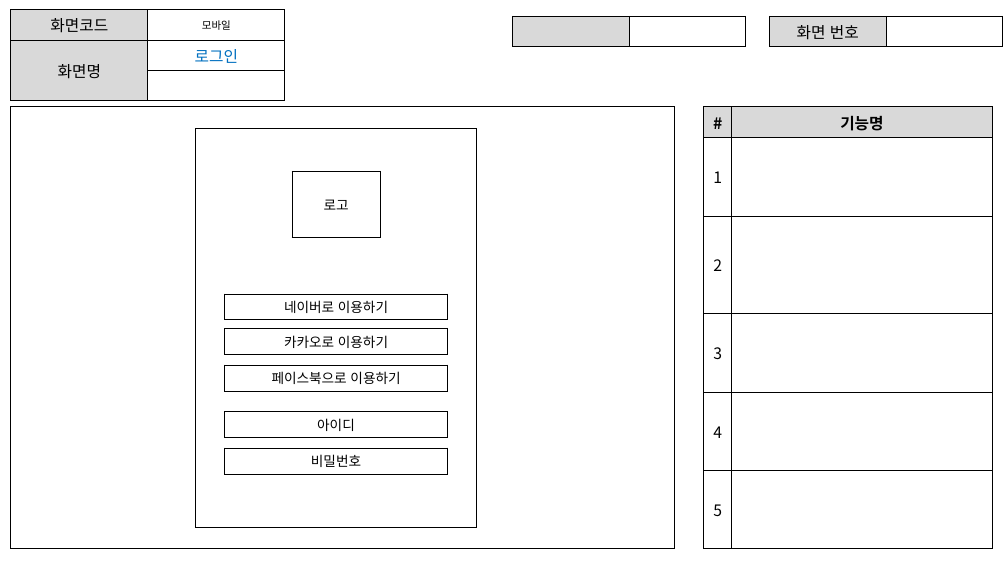
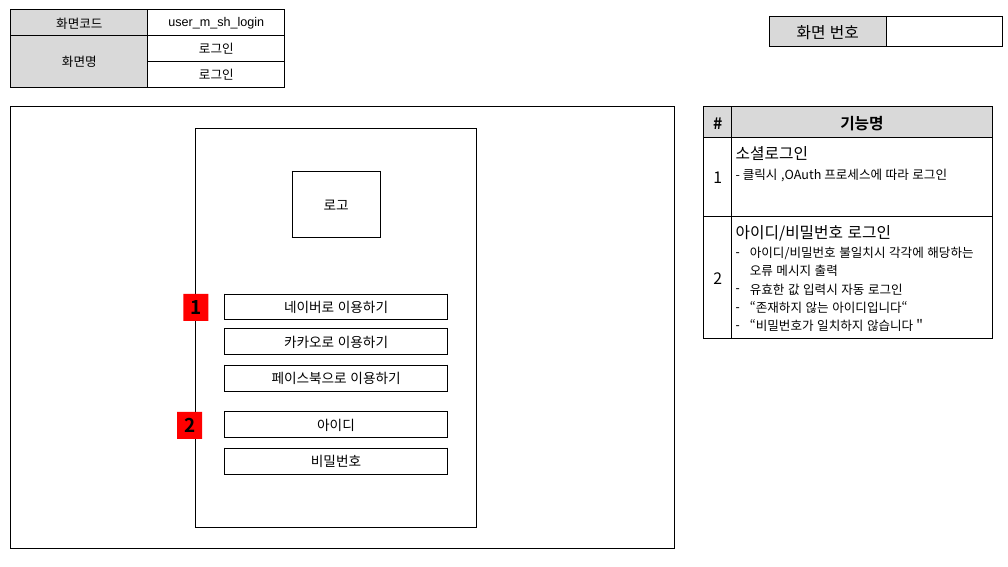
Before and after one commit to ezenteam2/RentalEquip, a slide deck: slide 10 of 0 발표용 파워포인트/project04 - 파워포인트 종합 - 서희.pptx. Drawn at 1008x567 pixels with LibreOffice and Linux fonts; fonts in the diff are those of the drawing. Boxes give left, top, right and bottom in pixels: in the first picture for what was removed or moved away, otherwise in the second. Text is boxed around its words. In the diff, an @@ line names an element or a change of style, - is before the commit and + after.

```diff
--- a/0 발표용 파워포인트/project04 - 파워포인트 종합 - 서희.pptx
+++ b/0 발표용 파워포인트/project04 - 파워포인트 종합 - 서희.pptx
@@ table at (11, 10, 284, 84) @@
-row 1, column 2: 모바일
+row 1, column 2: user_m_sh_login
-row 3, column 2: 
+row 3, column 2: 로그인
@@ size 15 to 12 pt in "화면코드", "화면명", "로그인" @@
@@ text colour #0070C0 to #000000 in "로그인" @@
@@ table removed at (513, 17, 746, 43), 1 rows, 2 columns @@
- | 
@@ table removed at (704, 107, 992, 549), 6 rows, 2 columns @@
-# | 기능명
-1 | 
-2 | 
-3 | 
-4 | 
-5 | 
@@ table added at (704, 107, 992, 335), 3 rows, 2 columns @@
+# | 기능명
+1 | 소셜로그인 / - 클릭시 ,OAuth 프로세스에 따라 로그인
+2 | 아이디/비밀번호 로그인 / 아이디/비밀번호 불일치시 각각에 해당하는 오류 메시지 출력 / 유효한 값 입력시 자동 로그인 / “존재하지 않는 아이디입니다“ / “비밀번호가 일치하지 않습니다＂
@@ rectangle added at (184, 294, 209, 321), fill #FF0000, 18 pt, text #000000, bold @@
+1
@@ rectangle added at (177, 412, 202, 439), fill #FF0000, 18 pt, text #000000, bold @@
+2
```
Also in this commit, not shown: 16 other slides changed, 1 slide added, 2 slides removed.
